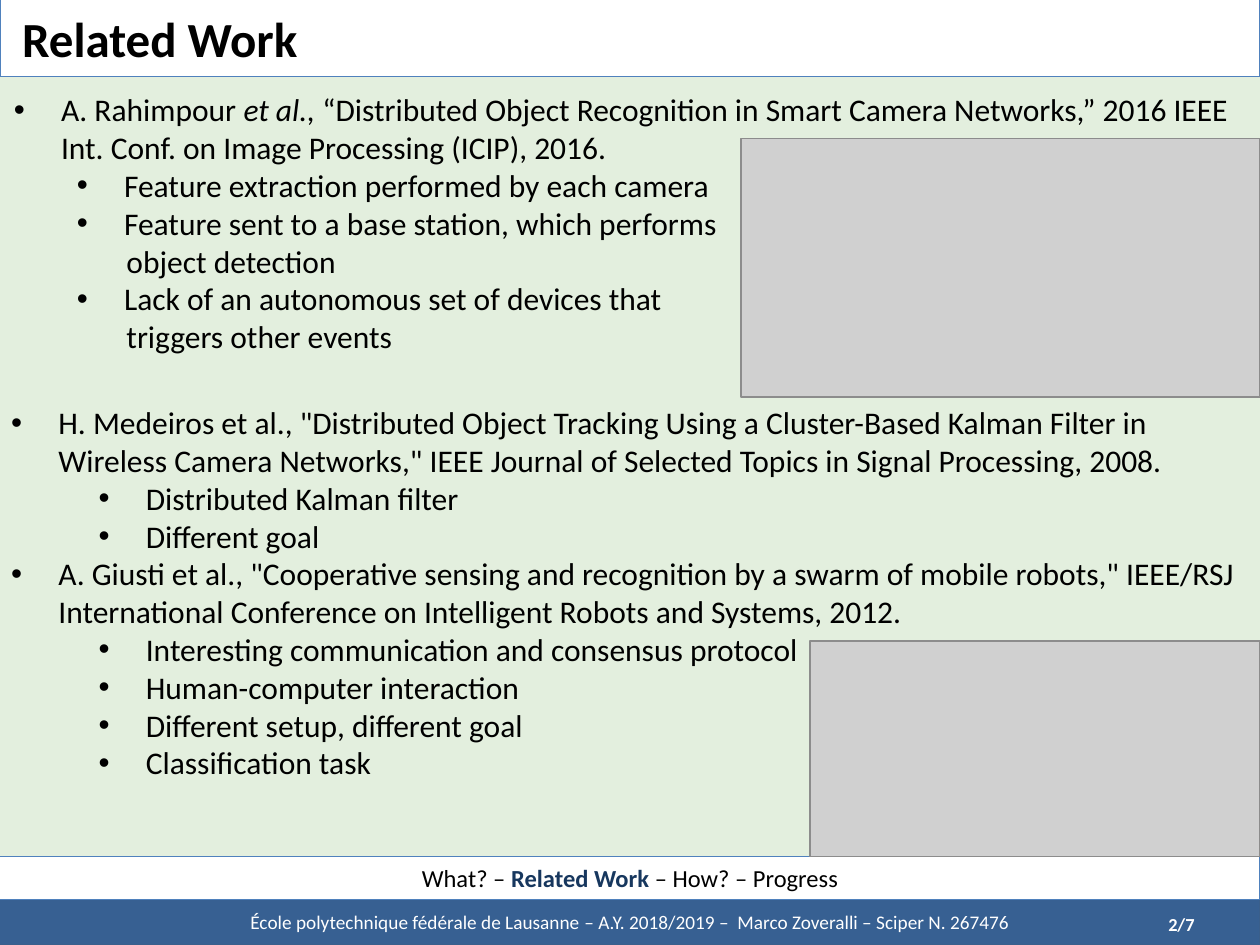
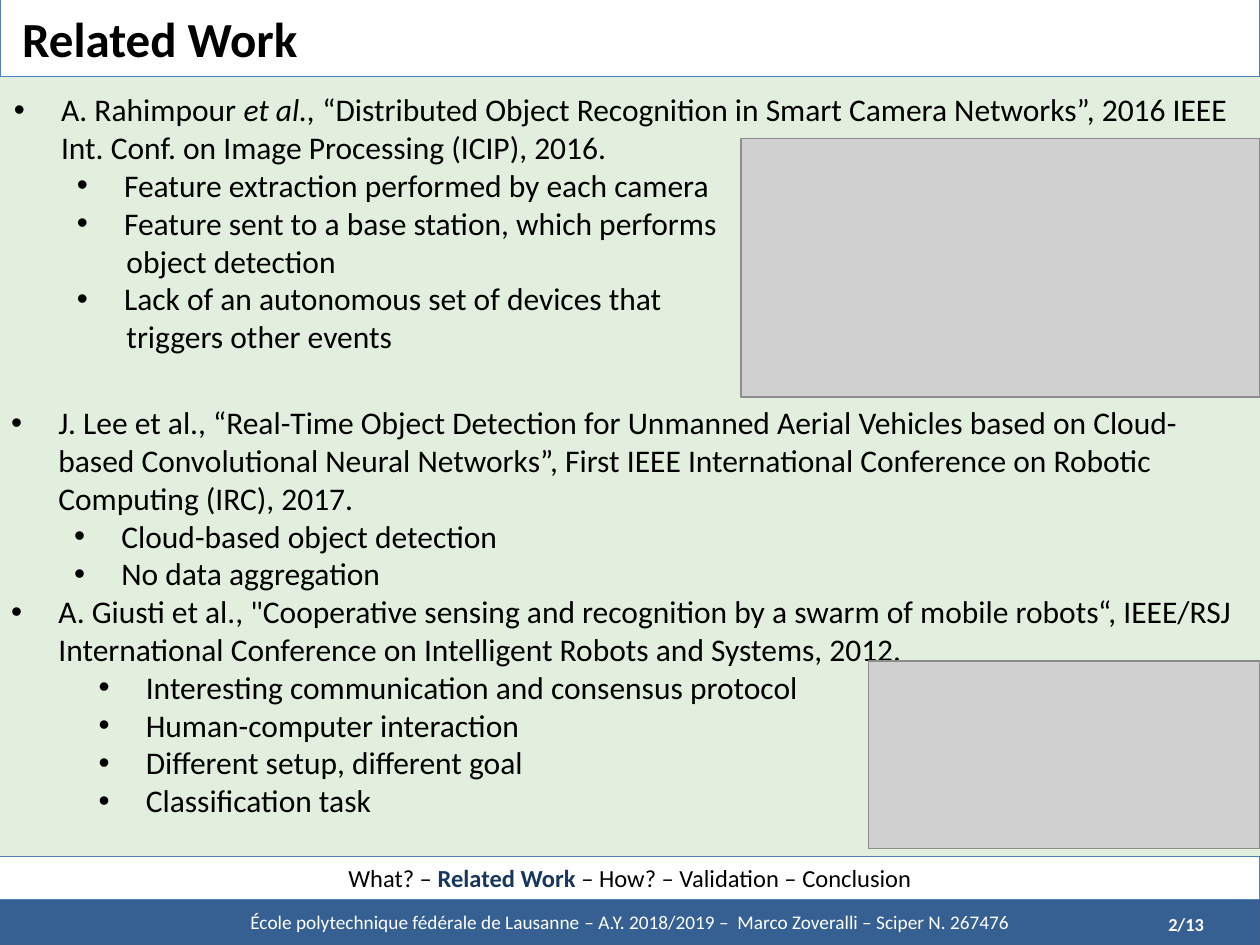
Before and after one commit to marcozov/semester_report, a slide deck: slide 3 of midterm presentation - UPDATED/Defence - Zoveralli.pptx (slide 4 before the commit). Drawn at 1260x945 pixels with LibreOffice and Linux fonts; fonts in the diff are those of the drawing; grey boxes stand for pictures. Boxes give left, top, right and bottom in pixels: in the first picture for what was removed or moved away, otherwise in the second. Text is boxed around its words. In the diff, an @@ line names an element or a change of style, - is before the commit and + after.

```diff
--- a/midterm presentation - UPDATED/Defence - Zoveralli.pptx
+++ b/midterm presentation - UPDATED/Defence - Zoveralli.pptx
@@ text at bbox=[61, 98, 1227, 165]: text changed @@
-• A. Rahimpour et al., “Distributed Object Recognition in Smart Camera Networks,” 2016 IEEE Int. Conf. on Image Processing (ICIP), 2016.
+• A. Rahimpour et al., “Distributed Object Recognition in Smart Camera Networks”, 2016 IEEE Int. Conf. on Image Processing (ICIP), 2016.
@@ text at bbox=[58, 411, 1230, 669]: text changed @@
-• H. Medeiros et al., "Distributed Object Tracking Using a Cluster-Based Kalman Filter in Wireless Camera Networks," IEEE Journal of Selected Topics in Signal Processing, 2008.
-                • Distributed Kalman filter
-                • Different goal
-• A. Giusti et al., "Cooperative sensing and recognition by a swarm of mobile robots," IEEE/RSJ International Conference on Intelligent Robots and Systems, 2012.
+• J. Lee et al., “Real-Time Object Detection for Unmanned Aerial Vehicles based on Cloud-based Convolutional Neural Networks”, First IEEE International Conference on Robotic Computing (IRC), 2017.
+  • Cloud-based object detection
+  • No data aggregation
+• A. Giusti et al., "Cooperative sensing and recognition by a swarm of mobile robots“, IEEE/RSJ International Conference on Intelligent Robots and Systems, 2012.
@@ picture: place and size @@
-picture at bbox=[810, 641, 1260, 857]
+picture at bbox=[868, 662, 1260, 849]
@@ text in rectangle at bbox=[348, 869, 911, 888]: text changed @@
-What? – Related Work – How? – Progress
+What? – Related Work – How? – Validation – Conclusion
@@ text at bbox=[1168, 918, 1204, 932]: text changed @@
-2/7
+2/13
```
Also in this commit, not shown: 10 other slides changed, 6 slides added, 2 slides removed, 23 other files.
